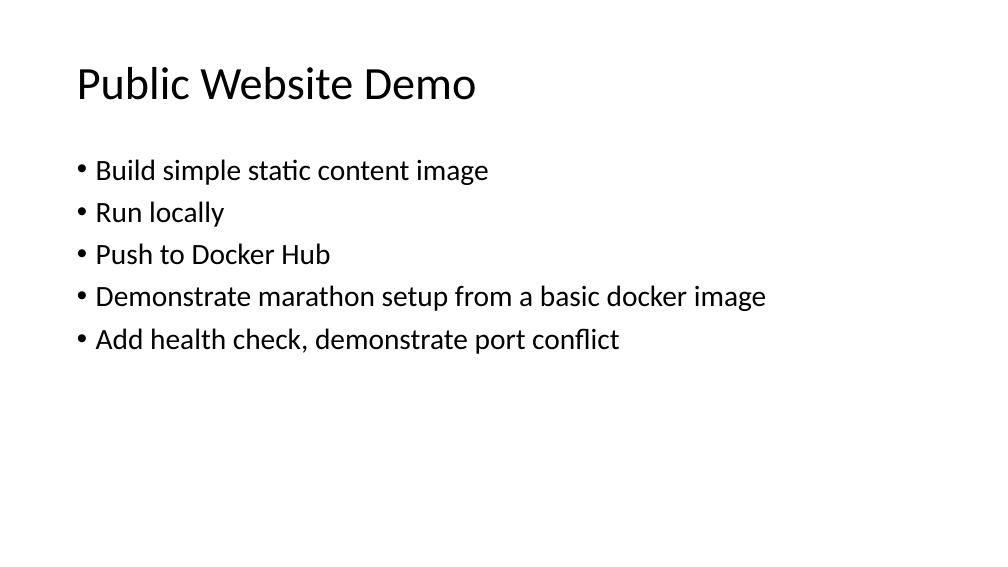
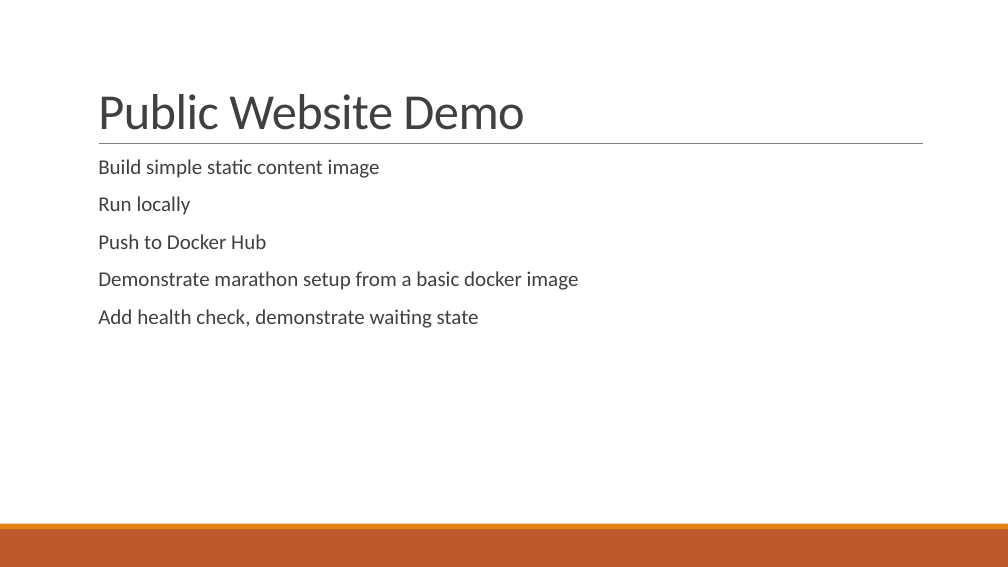
Before and after one commit to gisjedi/deployments-on-dcos, a slide deck: slide 9 of dockerizerd-applications.pptx. Drawn at 1008x567 pixels with LibreOffice and Linux fonts; fonts in the diff are those of the drawing. Boxes give left, top, right and bottom in pixels: in the first picture for what was removed or moved away, otherwise in the second. Text is boxed around its words. In the diff, an @@ line names an element or a change of style, - is before the commit and + after.

```diff
--- a/dockerizerd-applications.pptx
+++ b/dockerizerd-applications.pptx
@@ title "Public Website Demo": place and size @@
-title "Public Website Demo" at [77, 67, 477, 100]
+title "Public Website Demo" at [98, 94, 524, 130]
@@ title "Public Website Demo" at [98, 94, 524, 130]: size 44 to 48 pt, text colour #000000 to #404040, letter spacing 0 to -0.5 pt; line spacing 0.9 to 0.85; vertical alignment middle to bottom @@
@@ line added from (99, 144) to (923, 144), #808080 0.5 pt @@
@@ text at [98, 159, 579, 290]: size 28 to 20 pt, text colour #000000 to #404040 in "Build simple static content image", "Run locally", "Push to Docker Hub", "Demonstrate marathon setup from a basic docker ..."; bullet • to  ; more space between paragraphs @@
@@ text at [98, 309, 479, 328]: text changed; size 28 to 20 pt; text colour #000000 to #404040 @@
-• Add health check, demonstrate port conflict
+  Add health check, demonstrate waiting state
@@ rectangle added at [0, 529, 1008, 567], fill #BD582C @@
@@ rectangle added at [0, 524, 1008, 529], fill #E48312 @@
```
Also in this commit, not shown: 13 other slides changed, 1 slide added, 2 other files.
